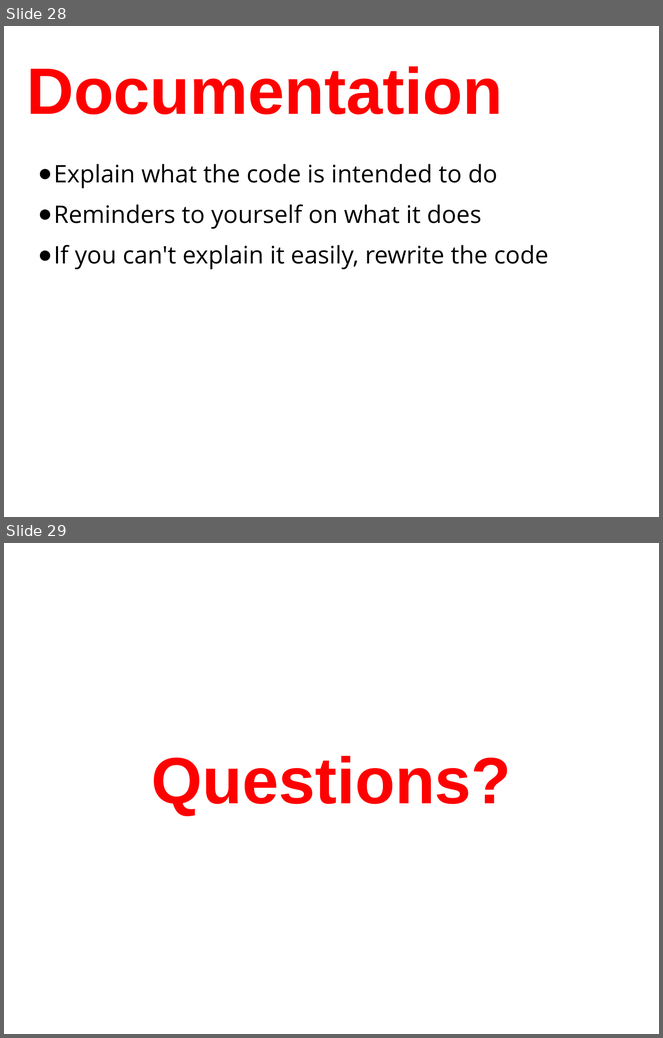
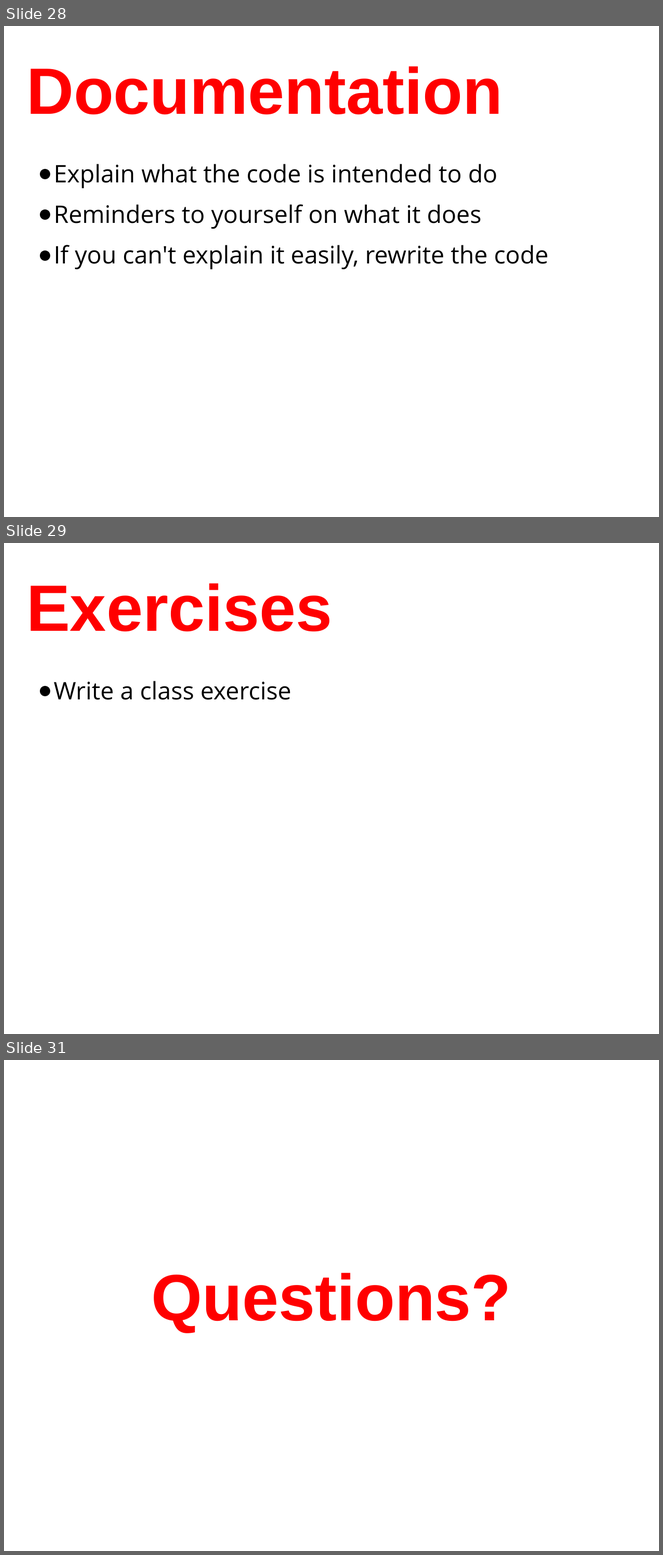
Before and after one commit to humanitiesprogramming/slides, a slide deck: 2018/python/Python Programming Concepts III.pptx. Shown one above the other, each under a label of ours: slides 28 and 29 before the commit, slides 28, 29 and 31 after it; the slides between them are not shown. The pictures are 663x1038 and 663x1555 pixels, drawn with LibreOffice and Linux fonts; fonts in the diff are those of the drawing. Boxes give left, top, right and bottom in pixels: in the first picture for what was removed or moved away, otherwise in the second. Text is boxed around its words. In the diff, an @@ line names an element or a change of style, - is before the commit and + after.

```diff
--- a/2018/python/Python Programming Concepts III.pptx
+++ b/2018/python/Python Programming Concepts III.pptx
@@ slide 29 added at box(4, 543, 659, 1034), background #FFFFFF @@
@@ title added at box(26, 583, 332, 632), 72 pt, text #FF0000, bold @@
+Exercises
@@ text added at box(54, 681, 292, 700), 26.7 pt, text #000000 @@
+● Write a class exercise
@@ what was slide 29 is now slide 31 @@
```
Also in this commit, not shown: 1 other slide added.
